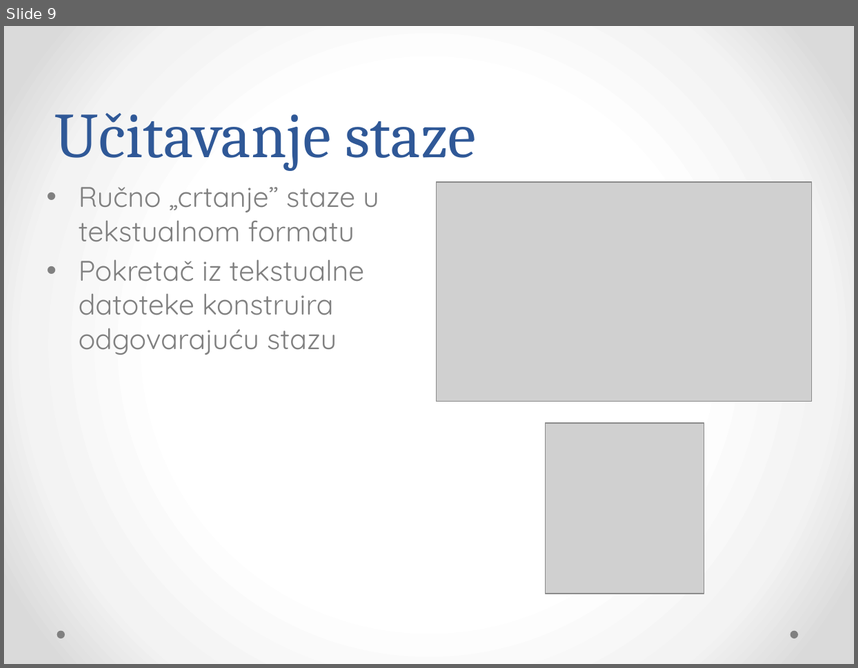
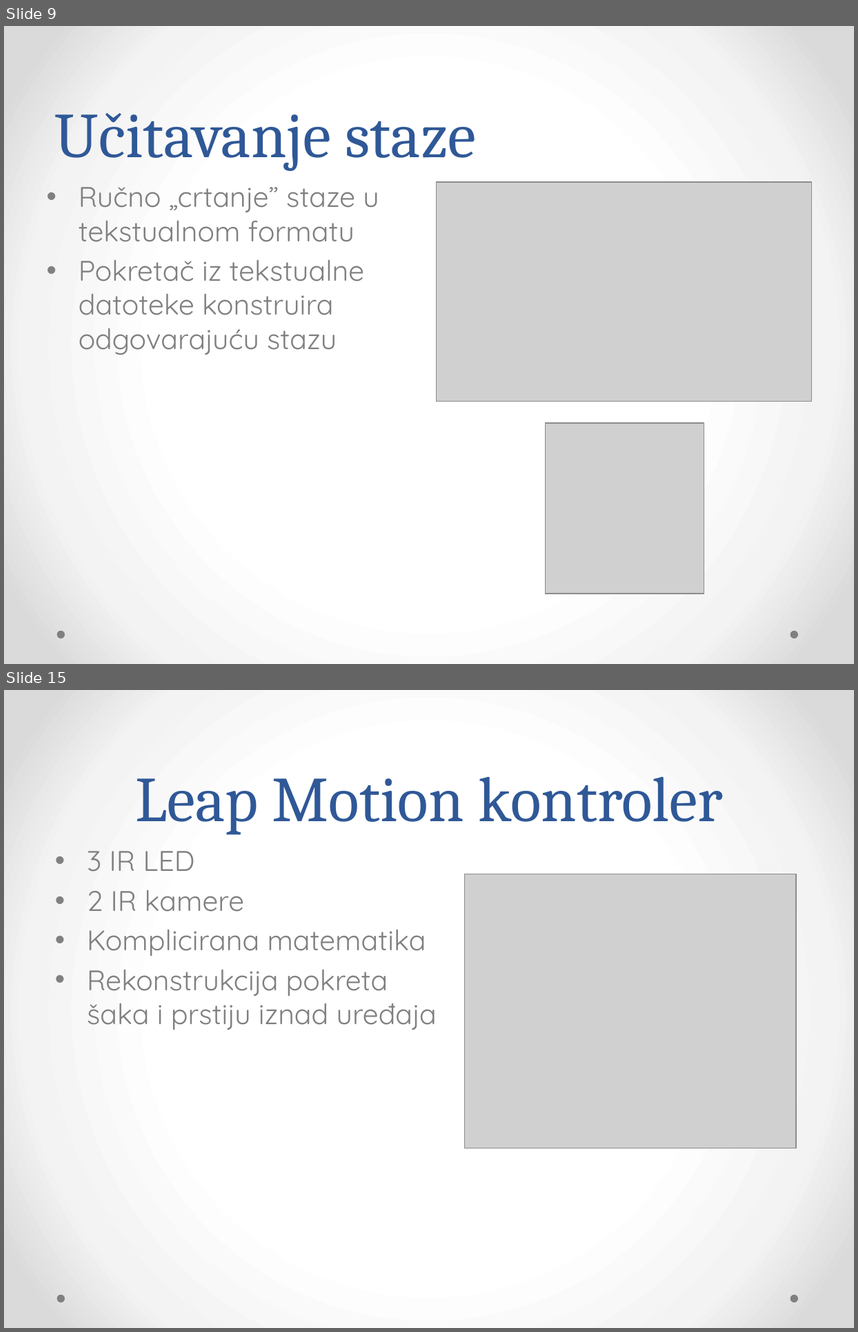
Before and after one commit to Bojanovski/IG-Project, a slide deck: Dokumentacija/Prezentacija.pptx. Shown one above the other, each under a label of ours: slide 9 before the commit, slides 9 and 15 after it; the slides between them are not shown. The pictures are 858x668 and 858x1332 pixels, drawn with LibreOffice and Linux fonts; fonts in the diff are those of the drawing; grey boxes stand for pictures. Boxes give left, top, right and bottom in pixels: in the first picture for what was removed or moved away, otherwise in the second. Text is boxed around its words. In the diff, an @@ line names an element or a change of style, - is before the commit and + after.

Commit message:
Prezentacija za Leap, drugi pokusaj

```diff
--- a/Dokumentacija/Prezentacija.pptx
+++ b/Dokumentacija/Prezentacija.pptx
@@ slide 15 added at (4, 690, 854, 1328), background gradient #FFFFFF to #F4F4F4 to #DADADA; not listed: 2 template elements that a slide beside it also shows @@
@@ title added at (135, 776, 723, 835), 54 pt, text #2F5897 @@
+Leap Motion kontroler
@@ text added at (87, 851, 437, 1029), 24 pt, text #808080 @@
+• 3 IR LED
+• 2 IR kamere
+• Komplicirana matematika
+• Rekonstrukcija pokreta
+  šaka i prstiju iznad uređaja
@@ picture added at (465, 874, 796, 1148) @@
```
Also in this commit, not shown: 6 other slides added, 2 other files.
